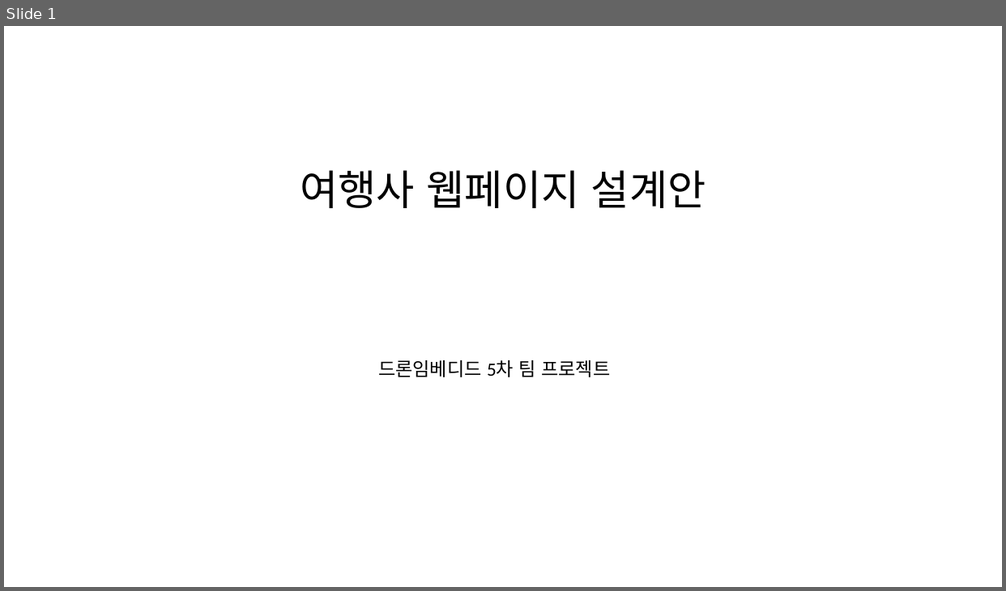
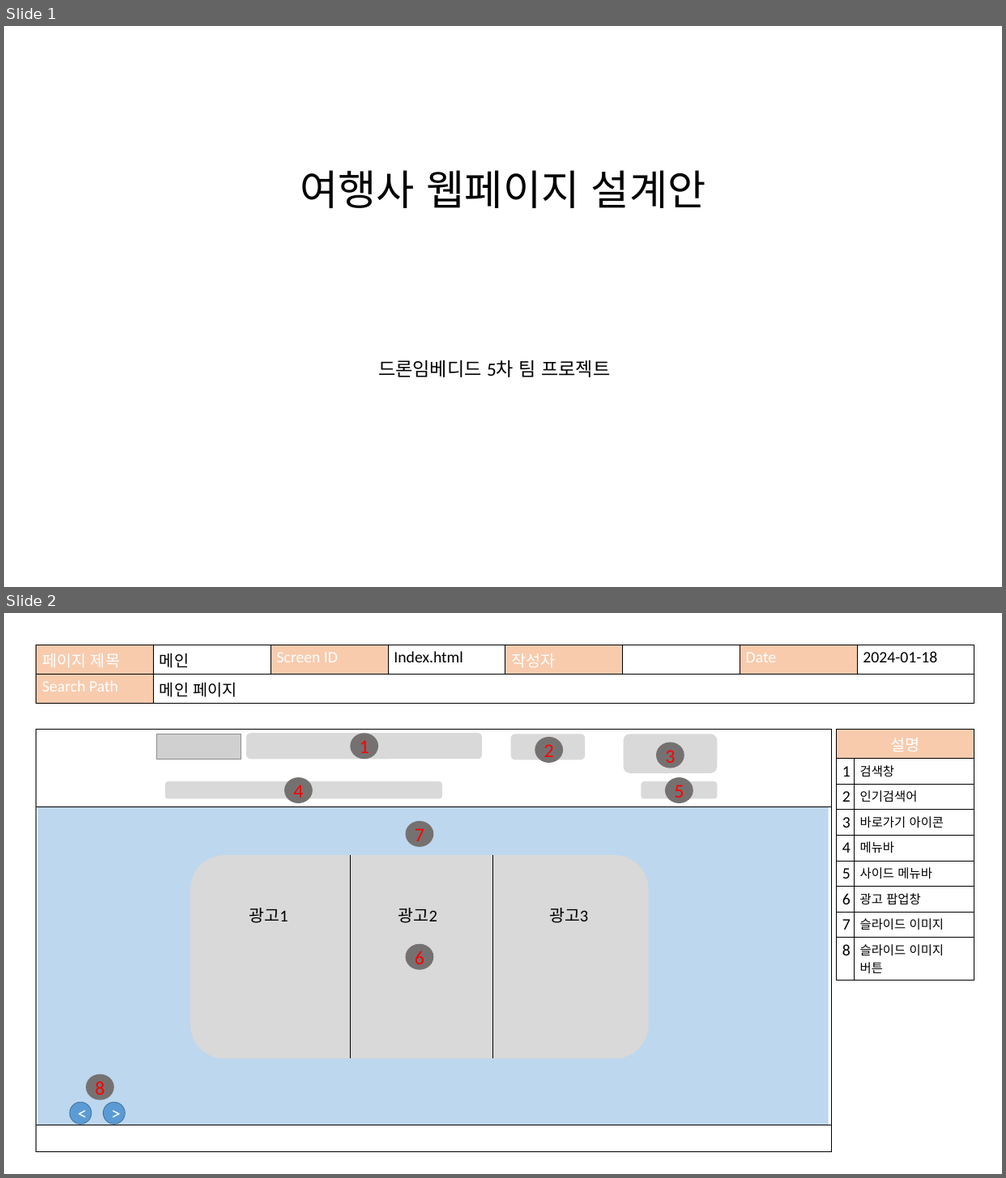
Before and after one commit to kang1211/KangProject, a slide deck: TeamProject/팀프로젝트설계.pptx. Shown one above the other, each under a label of ours: slide 1 before the commit, slides 1 and 2 after it. The pictures are 1006x591 and 1006x1178 pixels, drawn with LibreOffice and Linux fonts; fonts in the diff are those of the drawing; grey boxes stand for pictures. Boxes give left, top, right and bottom in pixels: in the first picture for what was removed or moved away, otherwise in the second. Text is boxed around its words. In the diff, an @@ line names an element or a change of style, - is before the commit and + after.

```diff
--- a/TeamProject/팀프로젝트설계.pptx
+++ b/TeamProject/팀프로젝트설계.pptx
@@ slide 2 added at <box>4,613,1002,1174</box>, background #FFFFFF @@
@@ table added at <box>36,645,974,700</box>, 2 rows, 8 columns @@
+페이지 제목 | 메인 | Screen ID | Index.html | 작성자 |  | Date | 2024-01-18
+Search Path | 메인 페이지 |  |  |  |  |  | 
@@ rectangle added at <box>36,730,831,1152</box>, outline #000000 1 pt @@
@@ picture added at <box>156,734,241,759</box> @@
@@ rounded rectangle added at <box>246,733,483,759</box>, fill #D9D9D9 @@
@@ ellipse added at <box>351,733,379,759</box>, fill #767171, 28 pt, text #FF0000 @@
+1
@@ rounded rectangle added at <box>511,734,586,760</box>, fill #D9D9D9 @@
@@ rounded rectangle added at <box>623,734,717,773</box>, fill #D9D9D9 @@
@@ table added at <box>836,730,974,977</box>, 9 rows, 2 columns @@
+설명 | 
+1 | 검색창
+2 | 인기검색어
+3 | 바로가기 아이콘
+4 | 메뉴바
+5 | 사이드 메뉴바
+6 | 광고 팝업창
+7 | 슬라이드 이미지
+8 | 슬라이드 이미지 버튼
@@ ellipse added at <box>535,737,564,763</box>, fill #767171, 28 pt, text #FF0000 @@
+2
@@ ellipse added at <box>656,743,684,769</box>, fill #767171, 28 pt, text #FF0000 @@
+3
@@ rounded rectangle added at <box>165,781,442,799</box>, fill #D9D9D9 @@
@@ ellipse added at <box>284,777,313,803</box>, fill #767171, 28 pt, text #FF0000 @@
+4
@@ rounded rectangle added at <box>641,781,717,799</box>, fill #D9D9D9 @@
@@ ellipse added at <box>665,777,693,803</box>, fill #767171, 28 pt, text #FF0000 @@
+5
@@ line added from (36, 807) to (831, 807), #000000 0.5 pt @@
@@ rectangle added at <box>38,807,829,1125</box>, fill #BDD7EE @@
@@ ellipse added at <box>405,821,433,847</box>, fill #767171, 28 pt, text #FF0000 @@
+7
@@ rounded rectangle added at <box>190,855,649,1059</box>, fill #D9D9D9 @@
@@ line added from (351, 855) to (351, 1059), #000000 0.5 pt @@
@@ line added from (492, 855) to (492, 1059), #000000 0.5 pt @@
@@ text added at <box>249,908,288,923</box>, 24 pt, text #000000 @@
+광고1
@@ text added at <box>398,908,437,923</box>, 24 pt, text #000000 @@
+광고2
@@ text added at <box>549,908,588,923</box>, 24 pt, text #000000 @@
+광고3
@@ ellipse added at <box>405,944,433,970</box>, fill #767171, 28 pt, text #FF0000 @@
+6
@@ ellipse added at <box>86,1075,114,1101</box>, fill #767171, 28 pt, text #FF0000 @@
+8
@@ ellipse added at <box>70,1102,91,1124</box>, fill #5B9BD5, outline #43739E 1 pt, 27 pt, text #FFFFFF @@
+<
@@ ellipse added at <box>104,1102,126,1124</box>, fill #5B9BD5, outline #43739E 1 pt, 27 pt, text #FFFFFF @@
+>
@@ line added from (36, 1125) to (831, 1125), #000000 0.5 pt @@
```
Also in this commit, not shown: 4 slides changed, 10 other slides added.
